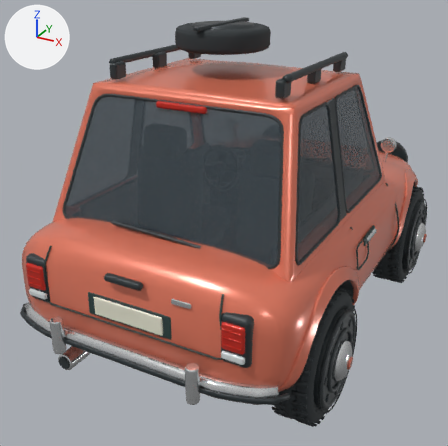
The Blender file source-art/family/puddle.blend as it was, and as the next commit left it.
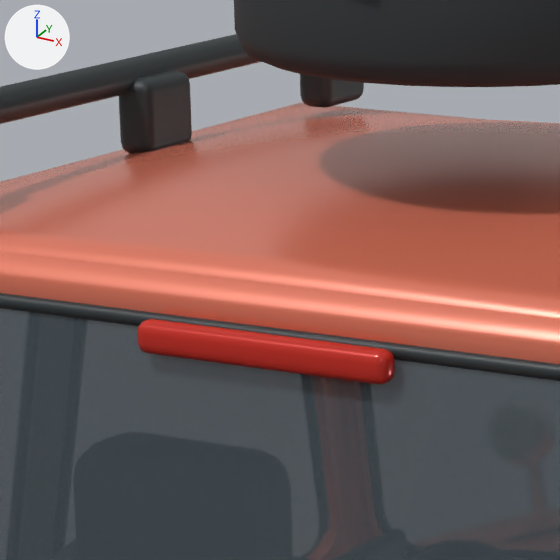
There are two pictures of each version: one whole from a 50 mm camera at (1.71, -3.59, 2.37) aimed at (-0.14, -0.24, 0.7), one close up on the part from 29% to 54% of the width and 8% to 33% of the height. The lights are fixed; the arrows at upper left show +X, +Y and +Z. The last two pictures show the newer version.

Names of what the first close-up shows: 'Body'.
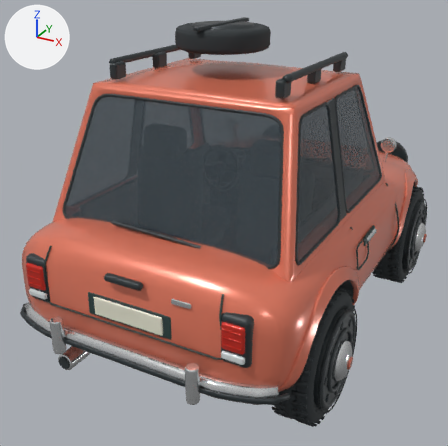
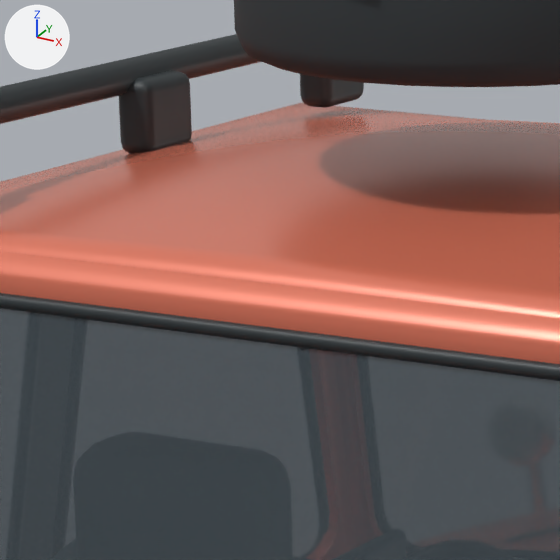
Where the newer file only moved an object's origin or applied its transform, the numbers keep the older frame.

What the commit changed:
me_continuous_formed_body_shell is used by ob_body; location (0.0, 0.0, 0.0).
me_continuous_formed_body_shell had 22568 vertices, 21567 faces and spanned x -0.89..0.89, y -1.59..1.59, z 0.25..2.02.
me_continuous_formed_body_shell now has 22472 vertices, 21469 faces and spans x -0.89..0.89, y -1.59..1.59, z 0.25..2.02.
me_continuous_formed_body_shell part 1: the loose piece of 96 vertices spanning x -0.15..0.15, y -0.95..-0.93, z 1.62..1.66 is deleted.

Changed parts and their boxes (x1, y1, x2, y2) in the close-ups (560 x 560 px):
part 1 of me_continuous_formed_body_shell, deleted
    before: (137, 319, 395, 385)
